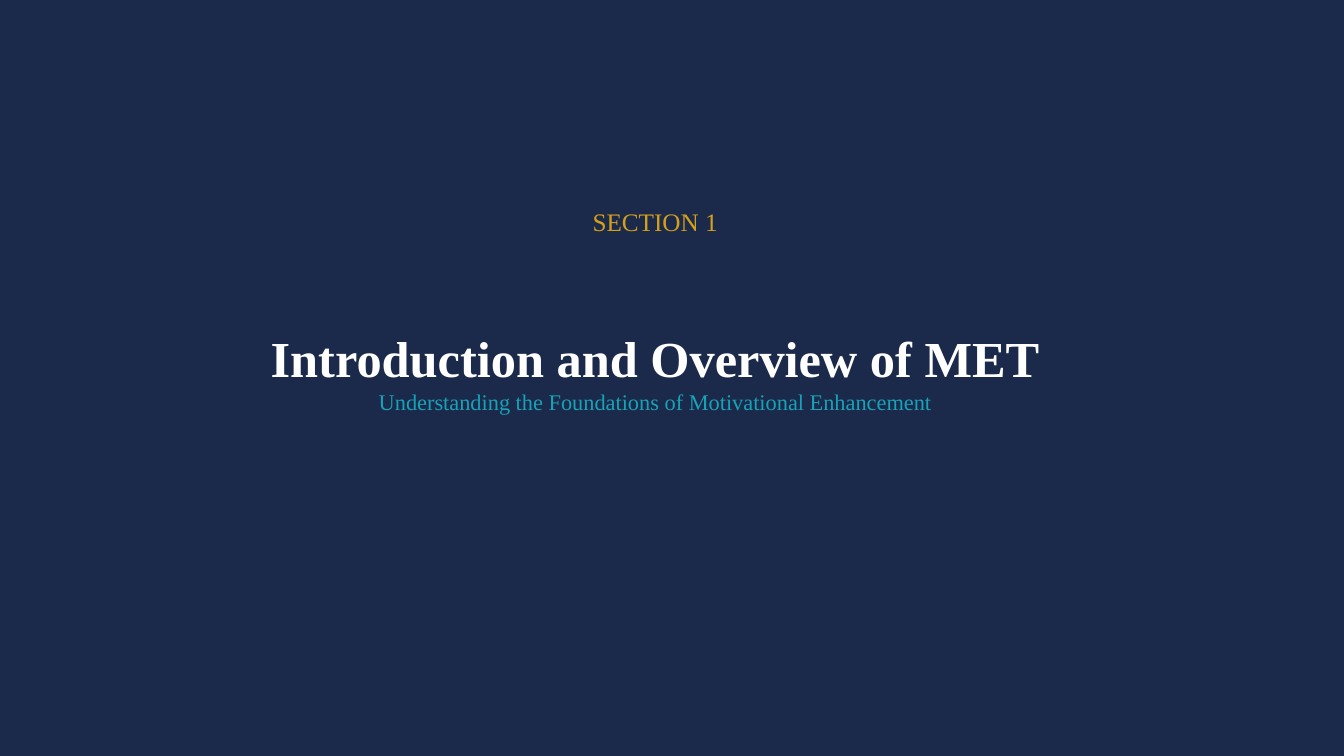
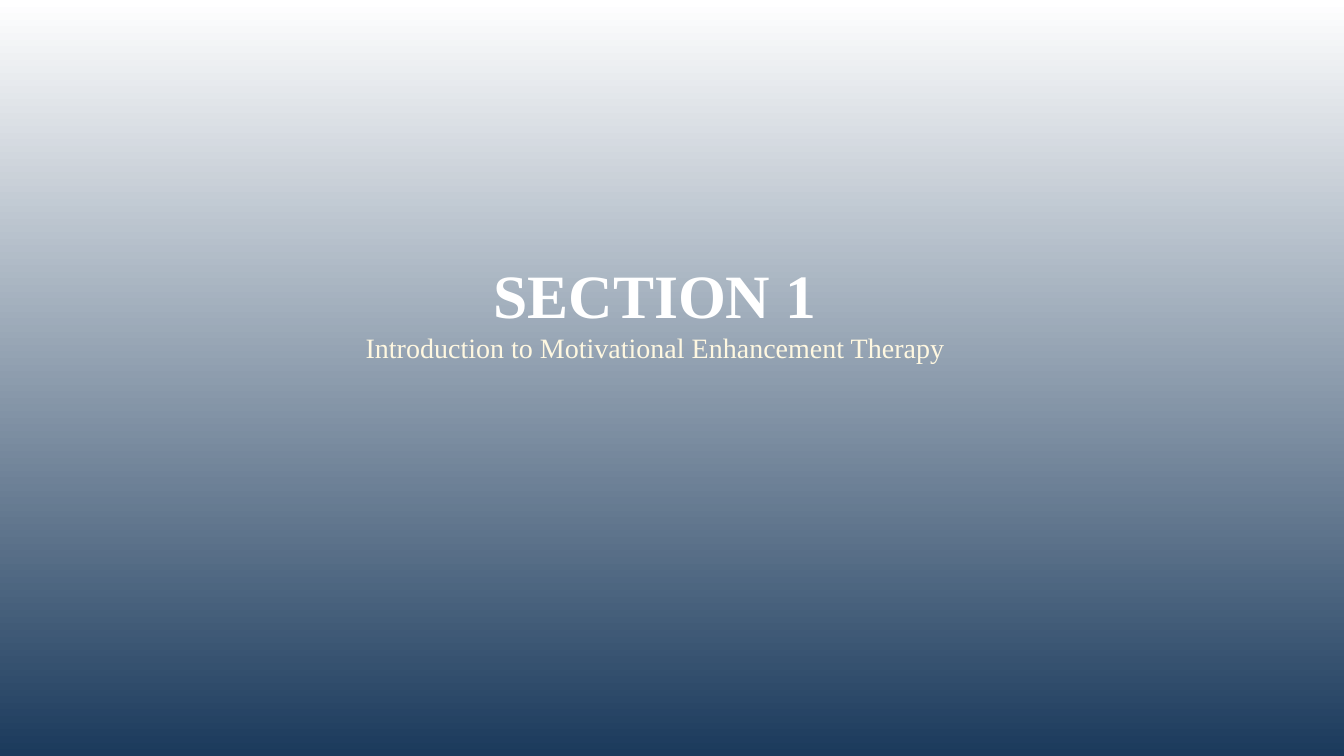
Before and after one commit to tejasdangodra786-byte/Dango-kiro, a slide deck: slide 3 of MET_Comprehensive_Presentation.pptx (slide 2 before the commit). Drawn at 1344x756 pixels with LibreOffice and Linux fonts; fonts in the diff are those of the drawing. Boxes give left, top, right and bottom in pixels: in the first picture for what was removed or moved away, otherwise in the second. Text is boxed around its words. In the diff, an @@ line names an element or a change of style, - is before the commit and + after.

Commit message:
MET Presentation v4: Book-based rebuild with 62 slides
- Content primarily based on MET Manual (NIAAA Project MATCH) and NIMHANS Substance Use Disorders book
- Detailed Transtheoretical Model explanation (all 6 stages)
- Self-Efficacy and Cognitive Dissonance theory sections
- FRAMES, OARS, DARES explained with clinical examples
- Session-by-session guide (4 sessions) with HOW TO do the therapy
- Clinical dialogues from the manual
- Handling resistance strategies with examples
- Case conceptualization (anonymized) with session-wise plan
- 6 printable worksheets (Change Plan, Decisional Balance, Rulers, Diary, RP Plan, Values)
- Research effectiveness section: Project MATCH, UKATT, meta-analyses, Indian research
- Colorful visual design with multiple colors, visual boxes, gradient backgrounds
- Times New Roman font, titles 36pt, content 14pt
- References on every slide
- Therapist traps to avoid section

```diff
--- a/MET_Comprehensive_Presentation.pptx
+++ b/MET_Comprehensive_Presentation.pptx
@@ rectangle at [0, 0, 1344, 756]: fill #1B2A4A to gradient #1B3A5C to #FFFFFF @@
@@ text "SECTION 1": place and size @@
-text "SECTION 1" at [593, 214, 718, 232]
+text "SECTION 1" at [366, 277, 944, 364]
@@ text at [493, 277, 817, 319]: size 18 to 44 pt, text colour #D4A01C to #FFFFFF, bold on in "SECTION 1" @@
@@ text removed at [271, 341, 1040, 415] @@
-Introduction and Overview of MET
-Understanding the Foundations of Motivational Enhancement
@@ text at [366, 338, 944, 364]: paragraph added @@
+Introduction to Motivational Enhancement Therapy
```
Also in this commit, not shown: 3 other slides changed, 58 slides added, 147 slides removed, 1 other file.
